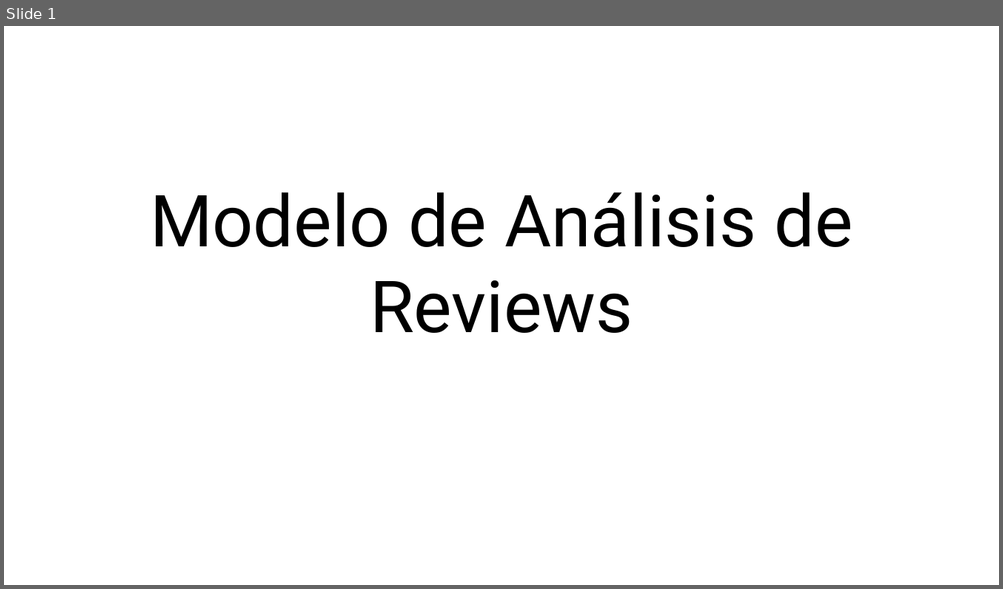
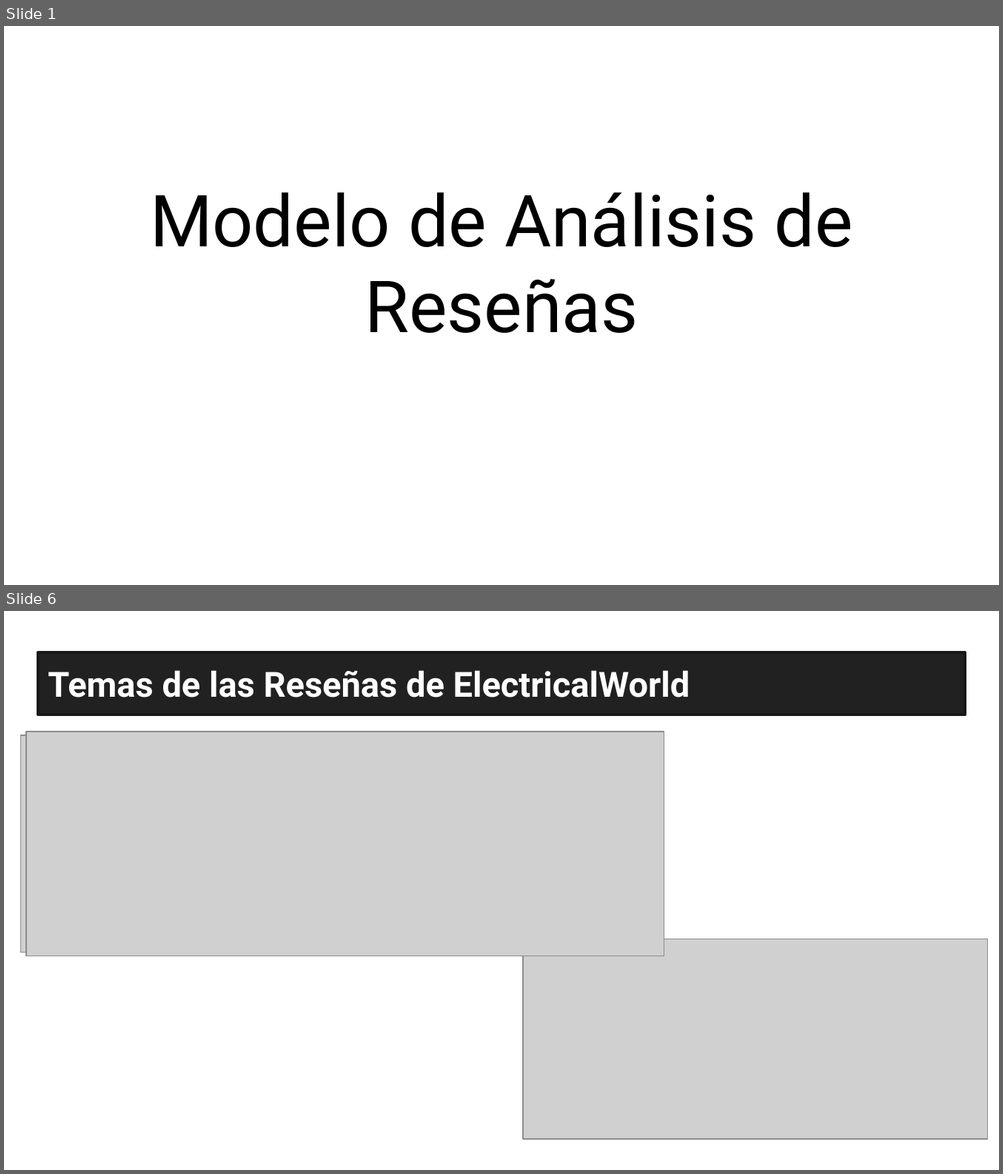
Before and after one commit to EnricPH/Evolve_NLP_Project, a slide deck: recursos/Presentación.pptx. Shown one above the other, each under a label of ours: slide 1 before the commit, slides 1 and 6 after it; the slides between them are not shown. The pictures are 1003x589 and 1003x1174 pixels, drawn with LibreOffice and Linux fonts; fonts in the diff are those of the drawing; grey boxes stand for pictures. Boxes give left, top, right and bottom in pixels: in the first picture for what was removed or moved away, otherwise in the second. Text is boxed around its words. In the diff, an @@ line names an element or a change of style, - is before the commit and + after.

```diff
--- a/recursos/Presentación.pptx
+++ b/recursos/Presentación.pptx
@@ slide 6 added at (4, 611, 999, 1170), background #FFFFFF @@
@@ title added at (48, 670, 690, 698), 25.2 pt, text #FFFFFF, bold @@
+Temas de las Reseñas de ElectricalWorld
@@ picture added at (21, 735, 629, 953) @@
@@ picture added at (26, 732, 663, 956) @@
@@ picture added at (523, 940, 987, 1139) @@
@@ slide 1 changed as well @@
@@ title at (150, 192, 852, 333): text changed @@
-Modelo de Análisis de Reviews
+Modelo de Análisis de Reseñas
```
Also in this commit, not shown: 1 other slide changed, 5 other slides added, 5 slides removed, 3 other files.
